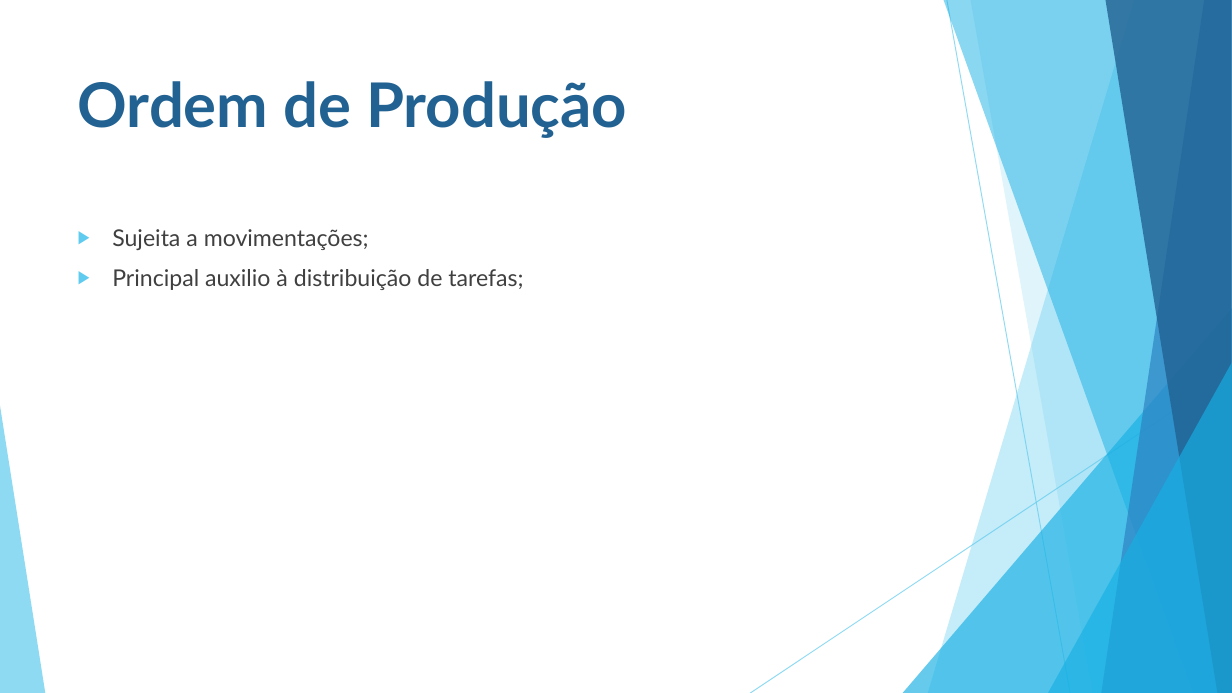
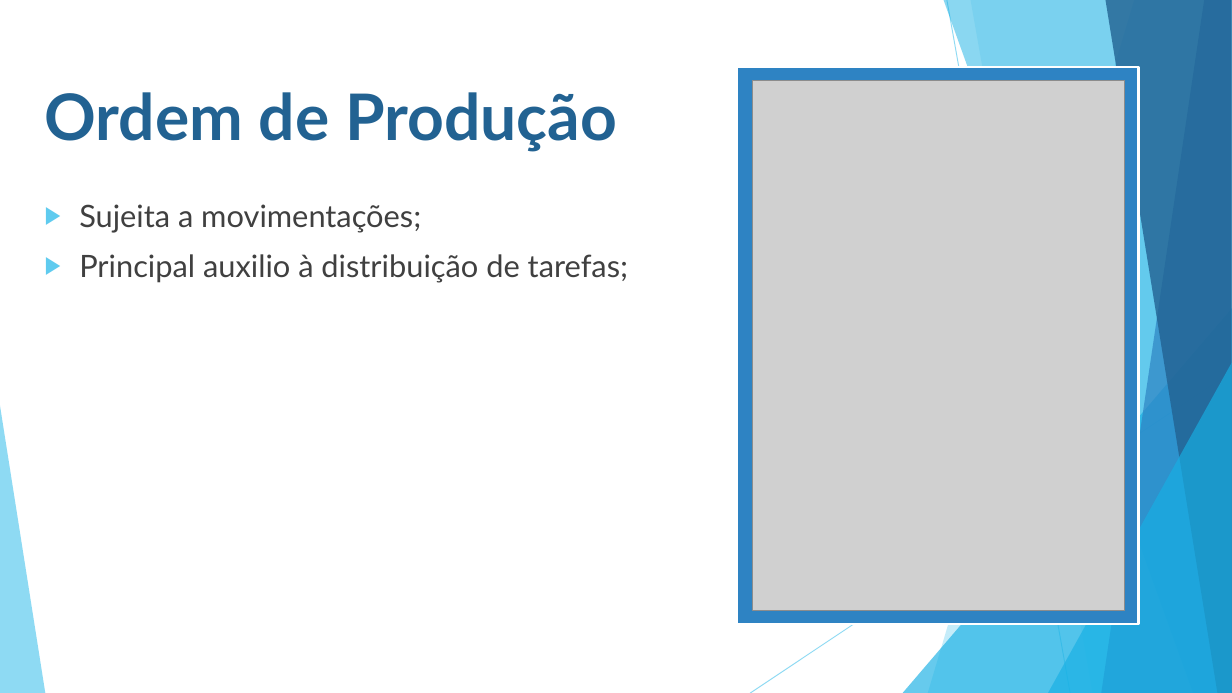
Before and after one commit to ruannicolini/Tear, a slide deck: slide 7 of Documentação/BALANCEAMENTO DE LINHA DE PRODUÇÃO.pptx. Drawn at 1232x693 pixels with LibreOffice and Linux fonts; fonts in the diff are those of the drawing; grey boxes stand for pictures. Boxes give left, top, right and bottom in pixels: in the first picture for what was removed or moved away, otherwise in the second. Text is boxed around its words. In the diff, an @@ line names an element or a change of style, - is before the commit and + after.

```diff
--- a/Documentação/BALANCEAMENTO DE LINHA DE PRODUÇÃO.pptx
+++ b/Documentação/BALANCEAMENTO DE LINHA DE PRODUÇÃO.pptx
@@ title "Ordem de Produção": place and size @@
-title "Ordem de Produção" at bbox=[78, 81, 627, 138]
+title "Ordem de Produção" at bbox=[45, 92, 617, 152]
@@ title "Ordem de Produção" at bbox=[45, 92, 617, 152]: size 48 to 50 pt @@
@@ rectangle added at bbox=[737, 67, 1139, 625], fill #2E83C3, outline #FFFFFF 2 pt @@
@@ picture added at bbox=[752, 80, 1125, 611] @@
@@ text "Sujeita a movimentações;": place and size @@
-text "Sujeita a movimentações;" at bbox=[112, 229, 523, 290]
+text "Sujeita a movimentações;" at bbox=[79, 204, 628, 283]
@@ text "Sujeita a movimentações;" at bbox=[79, 204, 628, 283]: size 18 to 24 pt @@
```
Also in this commit, not shown: 5 other slides changed, 1 slide added.
